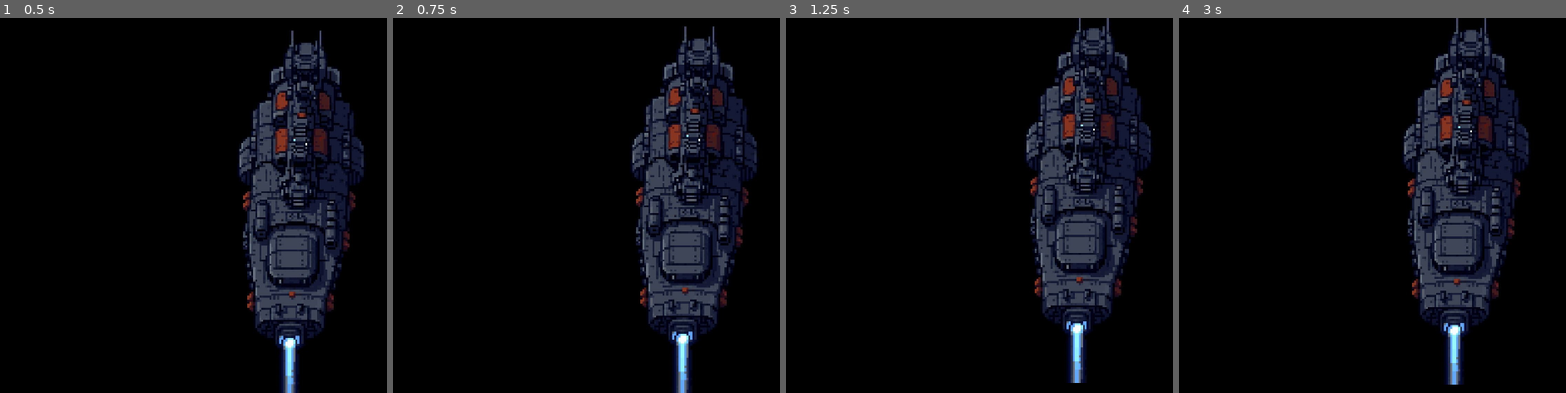
Above: before the commit, frames 1-4 (left to right).
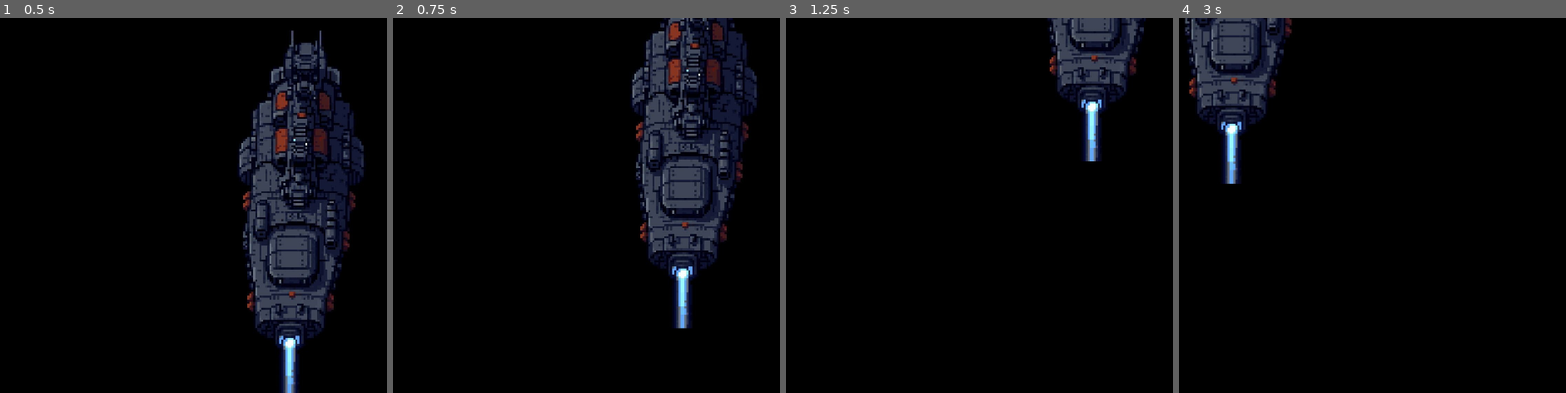
Above: after the commit, the same moments.

Repository: accelangel/space_bastard
Game: Godot game, scene res://Scenes/WorldRoot.tscn
The game is run twice, just before and just after one commit, with the same random seed, the same clock (stepped at 60 frames per second) and the same inputs.
Inputs (mouse positions are in pixels of both pictures, inside the frame that each line leads up to):
- Up to frame 1 (0.5 s): no input
- Up to frame 2 (0.75 s): tap Enter at 0.5 s; move the mouse to (outside the picture) at 0.52 s; hold S (camera_move_down) from 0.53 s (still down)
- Up to frame 3 (1.25 s): keep holding S (camera_move_down); tap A (camera_move_left) at 0.8 s
- Up to frame 4 (3 s): move the mouse to (1345, 224) at 1.27 s; release S (camera_move_down) at 1.28 s; tap A (camera_move_left) at 1.35 s; tap D (camera_move_right) at 1.55 s; tap Space at 2 s; move the mouse to (1542, 123) at 2.02 s; hold D (camera_move_right) 2.03-2.78 s; tap W (camera_move_up) at 2.3, 2.85 s; move the mouse to (1446, 280) at 2.77 s

Frame 1 is identical in both runs. In frame 2, 16% of the frame differs, in the area x 61-95%, y 0-100%; in frame 3, 17%; in frame 4, 23%, in the area x 1-91%, y 0-98%.

Commit message:
Make WASD panning just as fast when zoomed out compared to when zoomed in

Diff:
--- a/Scripts/GameCamera.gd
+++ b/Scripts/GameCamera.gd
@@ -11,7 +11,7 @@
 
 func _process(delta):
 	Zoom(delta)
-	Pan()
+	Pan(delta)
 	ClickAndDrag()
 
 func Zoom(delta):
@@ -24,16 +24,19 @@
 	zoom = zoom.slerp(zoomTarget, zoomSpeed * delta) # Makes the zoom choppy and more sluuuurpy aw bby
 	pass
 
-func Pan():
+func Pan(delta):
+	var moveAmount = Vector2.ZERO
 	if Input.is_action_pressed("camera_move_right"):
-		position.x += 1
+		moveAmount.x += 1
 	if Input.is_action_pressed("camera_move_left"):
-		position.x -= 1
+		moveAmount.x -= 1
 	if Input.is_action_pressed("camera_move_up"):
-		position.y -= 1
+		moveAmount.y -= 1
 	if Input.is_action_pressed("camera_move_down"):
-		position.y += 1
+		moveAmount.y += 1
 
+	moveAmount = moveAmount.normalized()
+	position += moveAmount * delta * 1000 * (1/zoom.x)
 	pass
 
 func ClickAndDrag():
